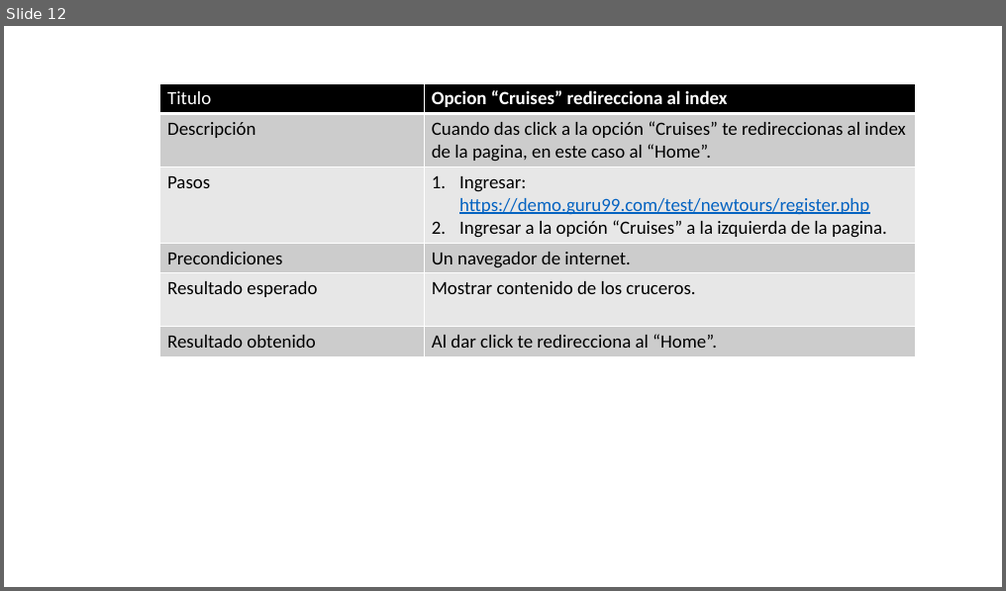
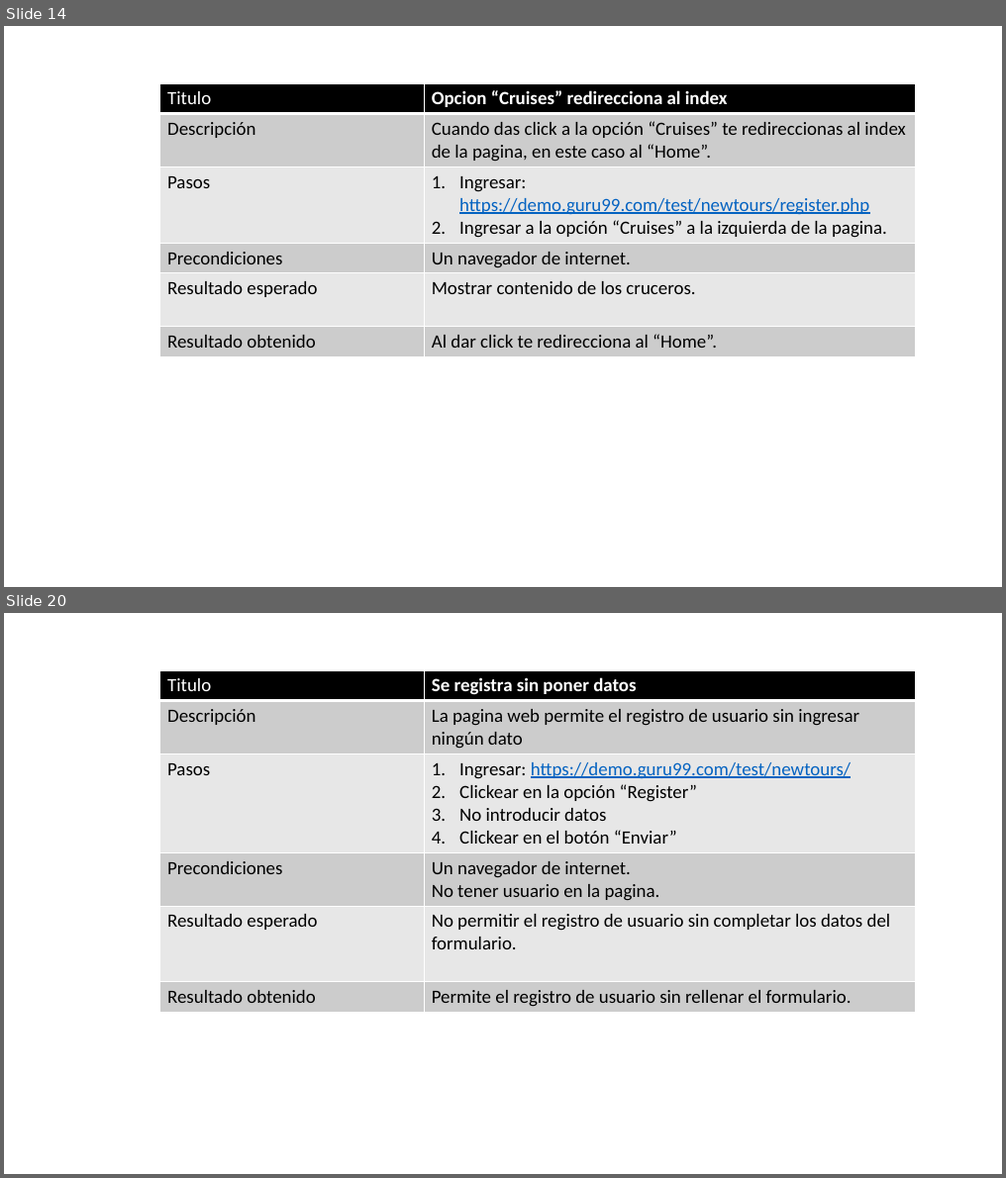
Before and after one commit to Tusuegra510/reporte-de-errores-informatorio, a slide deck: alumnos/gabriel_gonzalez/errores_guru.pptx. Shown one above the other, each under a label of ours: slide 12 before the commit, slides 14 and 20 after it; the slides between them are not shown. The pictures are 1006x591 and 1006x1178 pixels, drawn with LibreOffice and Linux fonts; fonts in the diff are those of the drawing. Boxes give left, top, right and bottom in pixels: in the first picture for what was removed or moved away, otherwise in the second. Text is boxed around its words. In the diff, an @@ line names an element or a change of style, - is before the commit and + after.

Commit message:
Encontrado eror 4 y 4 error de registro y mail

```diff
--- a/alumnos/gabriel_gonzalez/errores_guru.pptx
+++ b/alumnos/gabriel_gonzalez/errores_guru.pptx
@@ slide 20 added at box(4, 613, 1002, 1174), background #FFFFFF @@
@@ table added at box(159, 670, 915, 1011), 6 rows, 2 columns @@
+Titulo | Se registra sin poner datos
+Descripción | La pagina web permite el registro de usuario sin ingresar ningún dato
+Pasos | Ingresar: https://demo.guru99.com/test/newtours/ / Clickear en la opción “Register” / No introducir datos / Clickear en el botón “Enviar”
+Precondiciones | Un navegador de internet. / No tener usuario en la pagina.
+Resultado esperado | No permitir el registro de usuario sin completar los datos del formulario.
+Resultado obtenido | Permite el registro de usuario sin rellenar el formulario.
@@ what was slide 12 is now slide 14 @@
```
Also in this commit, not shown: 19 other slides added.
